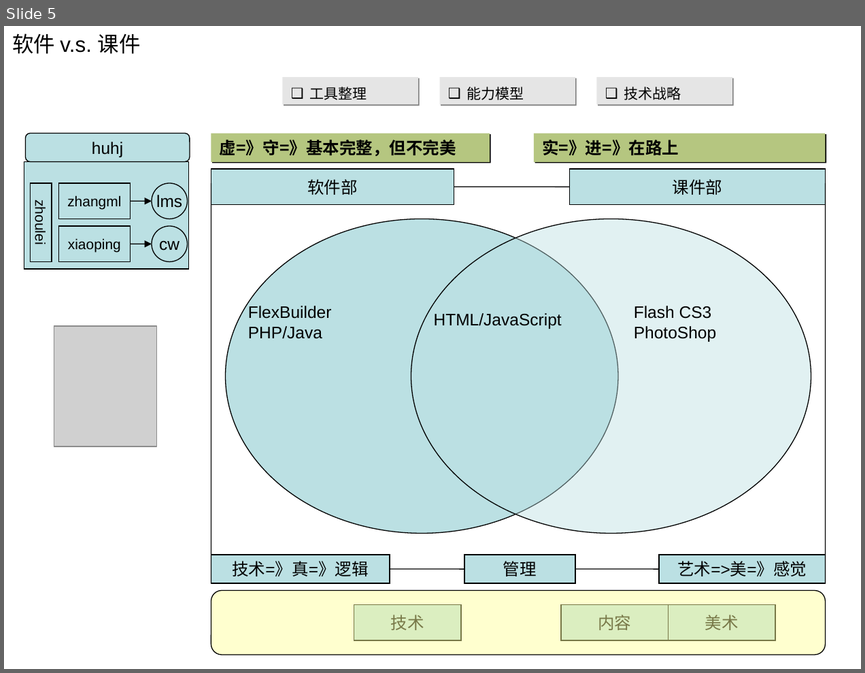
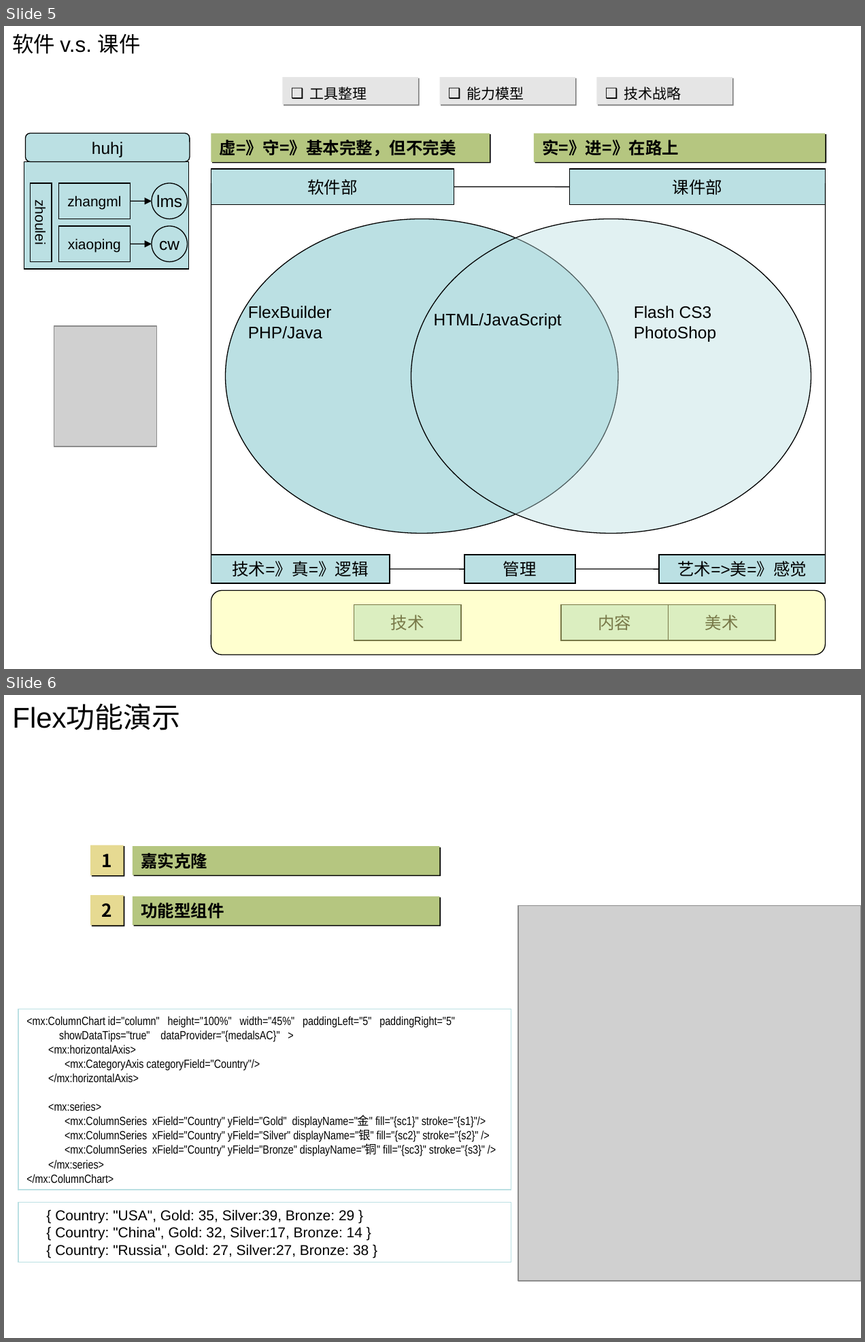
Before and after one commit to myedlt/myflash, a slide deck: docu/CWArch/课件模型.ppt. Shown one above the other, each under a label of ours: slide 5 before the commit, slides 5 and 6 after it. The pictures are 865x673 and 865x1342 pixels, drawn with LibreOffice and Linux fonts; fonts in the diff are those of the drawing; grey boxes stand for pictures. Boxes give left, top, right and bottom in pixels: in the first picture for what was removed or moved away, otherwise in the second. Text is boxed around its words. In the diff, an @@ line names an element or a change of style, - is before the commit and + after.

```diff
--- a/docu/CWArch/课件模型.ppt
+++ b/docu/CWArch/课件模型.ppt
@@ slide 6 added at [4, 695, 861, 1338], background #FFFFFF @@
@@ title added at [12, 705, 180, 730], 24 pt, text #000000 @@
+Flex功能演示
@@ rectangle added at [90, 845, 124, 875], fill #E6DA92, 15 pt, text #000000, bold @@
+1
@@ rectangle added at [133, 846, 439, 875], fill #B5C680, 14 pt, text #000000, bold @@
+嘉实克隆
@@ rectangle added at [90, 895, 124, 925], fill #E6DA92, 15 pt, text #000000, bold @@
+2
@@ rectangle added at [133, 896, 439, 926], fill #B5C680, 14 pt, text #000000, bold @@
+功能型组件
@@ picture added at [518, 906, 861, 1281] @@
@@ rectangle added at [18, 1008, 511, 1189], outline #BBE0E3 0.74 pt, 10 pt, text #000000 @@
+<mx:ColumnChart id="column" height="100%" width="45%" paddingLeft="5" paddingRight="5"
+showDataTips="true" dataProvider="{medalsAC}" >
+<mx:horizontalAxis>
+<mx:CategoryAxis categoryField="Country"/>
+</mx:horizontalAxis>
+<mx:series>
+<mx:ColumnSeries xField="Country" yField="Gold" displayName="金" fill="{sc1}" stroke="{s1}"/>
+<mx:ColumnSeries xField="Country" yField="Silver" displayName="银" fill="{sc2}" stroke="{s2}" />
+<mx:ColumnSeries xField="Country" yField="Bronze" displayName="铜" fill="{sc3}" stroke="{s3}" />
+</mx:series>
+</mx:ColumnChart>
@@ rectangle added at [18, 1202, 511, 1261], outline #BBE0E3 0.74 pt, 12 pt, text #000000 @@
+{ Country: "USA", Gold: 35, Silver:39, Bronze: 29 }
+{ Country: "China", Gold: 32, Silver:17, Bronze: 14 }
+{ Country: "Russia", Gold: 27, Silver:27, Bronze: 38 }
```
Also in this commit, not shown: 3 slides changed, 1 other slide added, 1 slide removed, 2 other files.
